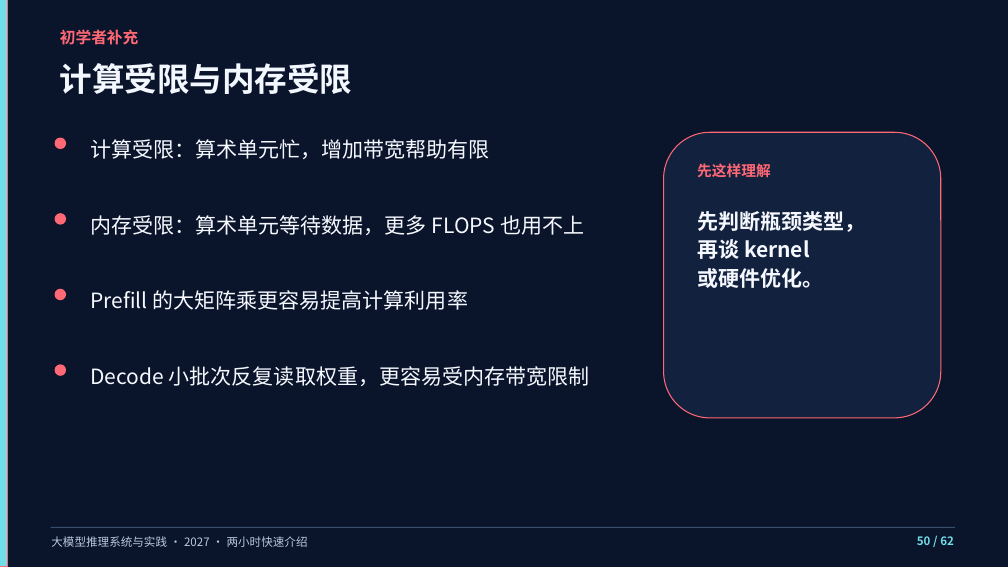
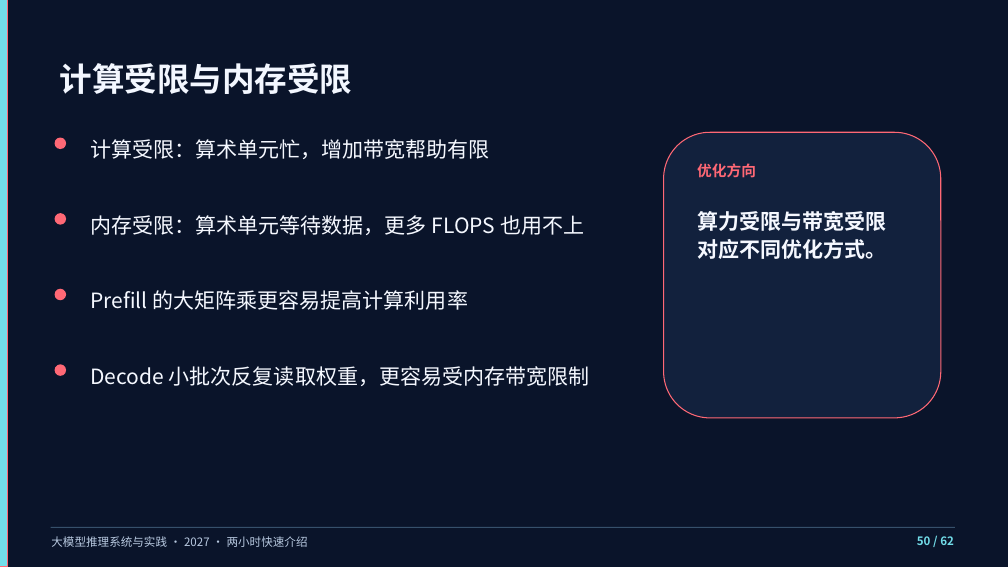
Before and after one commit to vLLM-HUST/intro-to-llm-inference-engines, a slide deck: slide 50 of build/slides/2027/course-overview/LLM推理系统_两小时快速介绍.pptx. Drawn at 1008x567 pixels with LibreOffice and Linux fonts; fonts in the diff are those of the drawing. Boxes give left, top, right and bottom in pixels: in the first picture for what was removed or moved away, otherwise in the second. Text is boxed around its words. In the diff, an @@ line names an element or a change of style, - is before the commit and + after.

```diff
--- a/build/slides/2027/course-overview/LLM推理系统_两小时快速介绍.pptx
+++ b/build/slides/2027/course-overview/LLM推理系统_两小时快速介绍.pptx
@@ text removed at <box>60,29,139,45</box> @@
-初学者补充
@@ text at <box>697,163,756,178</box>: text changed @@
-先这样理解
+优化方向
@@ text at <box>697,211,886,259</box>: text changed @@
-先判断瓶颈类型，
-再谈 kernel
-或硬件优化。
+算力受限与带宽受限
+对应不同优化方式。
```
Also in this commit, not shown: 44 other slides changed, 17 other files.
